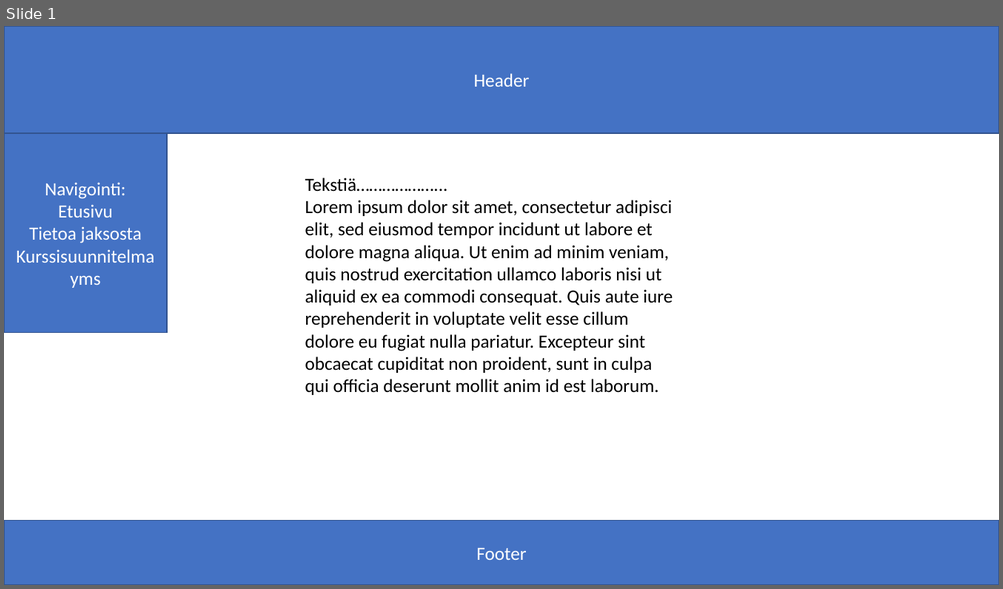
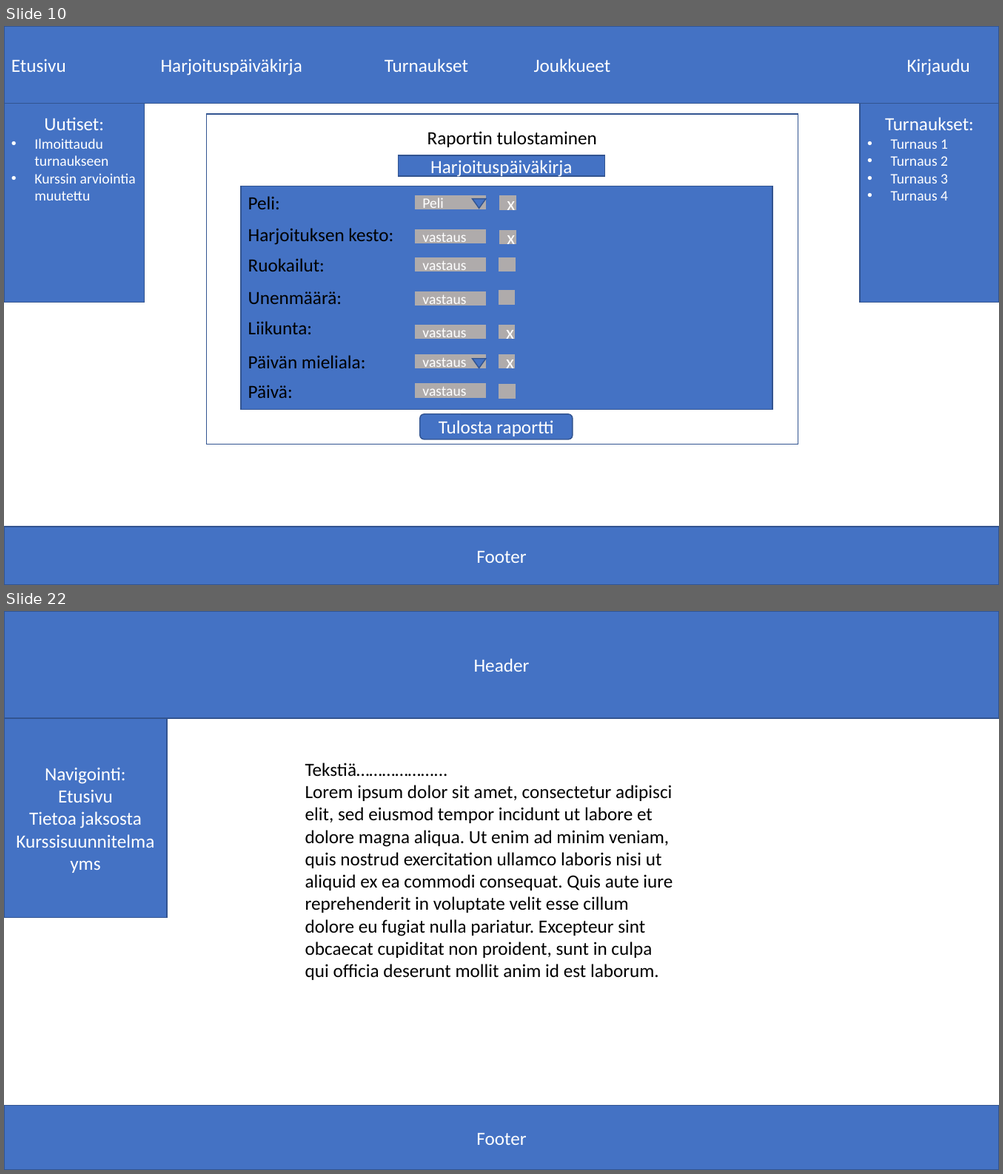
Before and after one commit to KalleVuoristo/Kouluhommat, a slide deck: eurheilu_projekti/pikaluonnos.pptx. Shown one above the other, each under a label of ours: slide 1 before the commit, slides 10 and 22 after it; the slides between them are not shown. The pictures are 1003x589 and 1003x1174 pixels, drawn with LibreOffice and Linux fonts; fonts in the diff are those of the drawing; background and template pictures are left out. Boxes give left, top, right and bottom in pixels: in the first picture for what was removed or moved away, otherwise in the second. Text is boxed around its words. In the diff, an @@ line names an element or a change of style, - is before the commit and + after.

```diff
--- a/eurheilu_projekti/pikaluonnos.pptx
+++ b/eurheilu_projekti/pikaluonnos.pptx
@@ slide 10 added at (x1=4, y1=26, x2=999, y2=585), background picture (left out) @@
@@ rectangle added at (x1=4, y1=26, x2=999, y2=104), fill #4472C4, outline #325491 1 pt, 18 pt, text #FFFFFF @@
+Etusivu Harjoituspäiväkirja Turnaukset Joukkueet Kirjaudu
@@ rectangle added at (x1=4, y1=104, x2=145, y2=303), fill #4472C4, outline #325491 1 pt, 14 pt, text #FFFFFF @@
+Uutiset:
+• Ilmoittaudu turnaukseen
+• Kurssin arviointia muutettu
@@ rectangle added at (x1=206, y1=114, x2=798, y2=445), fill #FFFFFF, outline #325491 1 pt @@
@@ rectangle added at (x1=859, y1=104, x2=999, y2=303), fill #4472C4, outline #325491 1 pt, 14 pt, text #FFFFFF @@
+Turnaukset:
+• Turnaus 1
+• Turnaus 2
+• Turnaus 3
+• Turnaus 4
@@ text added at (x1=427, y1=131, x2=597, y2=147), 18 pt, text #000000 @@
+Raportin tulostaminen
@@ rectangle added at (x1=398, y1=156, x2=605, y2=177), fill #4472C4, outline #325491 1 pt, 18 pt, text #FFFFFF @@
+Harjoituspäiväkirja
@@ rectangle added at (x1=241, y1=187, x2=772, y2=410), fill #4472C4, outline #325491 1 pt @@
@@ text added at (x1=248, y1=196, x2=280, y2=210), 18 pt, text #000000 @@
+Peli:
@@ rectangle added at (x1=415, y1=196, x2=485, y2=210), fill #AFABAB, outline #AFABAB 1 pt, 14 pt, text #FFFFFF @@
+Peli
@@ triangle added at (x1=472, y1=199, x2=485, y2=209), fill #4472C4, outline #325491 1 pt @@
@@ rectangle added at (x1=499, y1=196, x2=515, y2=210), fill #AFABAB, outline #AFABAB 1 pt, 18 pt, text #FFFFFF @@
+x
@@ text added at (x1=248, y1=228, x2=393, y2=245), 18 pt, text #000000 @@
+Harjoituksen kesto:
@@ rectangle added at (x1=415, y1=230, x2=485, y2=244), fill #AFABAB, outline #AFABAB 1 pt, 14 pt, text #FFFFFF @@
+vastaus
@@ rectangle added at (x1=499, y1=231, x2=515, y2=244), fill #AFABAB, outline #AFABAB 1 pt, 18 pt, text #FFFFFF @@
+x
@@ text added at (x1=248, y1=258, x2=324, y2=272), 18 pt, text #000000 @@
+Ruokailut:
@@ rectangle added at (x1=415, y1=258, x2=485, y2=272), fill #AFABAB, outline #AFABAB 1 pt, 14 pt, text #FFFFFF @@
+vastaus
@@ rectangle added at (x1=499, y1=258, x2=515, y2=272), fill #AFABAB, outline #AFABAB 1 pt @@
@@ text added at (x1=248, y1=292, x2=341, y2=304), 18 pt, text #000000 @@
+Unenmäärä:
@@ rectangle added at (x1=498, y1=291, x2=515, y2=304), fill #AFABAB, outline #AFABAB 1 pt @@
@@ rectangle added at (x1=415, y1=292, x2=485, y2=306), fill #AFABAB, outline #AFABAB 1 pt, 14 pt, text #FFFFFF @@
+vastaus
@@ text added at (x1=248, y1=321, x2=312, y2=335), 18 pt, text #000000 @@
+Liikunta:
@@ rectangle added at (x1=415, y1=325, x2=485, y2=338), fill #AFABAB, outline #AFABAB 1 pt, 14 pt, text #FFFFFF @@
+vastaus
@@ rectangle added at (x1=498, y1=325, x2=515, y2=338), fill #AFABAB, outline #AFABAB 1 pt, 18 pt, text #FFFFFF @@
+x
@@ text added at (x1=248, y1=355, x2=366, y2=369), 18 pt, text #000000 @@
+Päivän mieliala:
@@ rectangle added at (x1=415, y1=355, x2=485, y2=369), fill #AFABAB, outline #AFABAB 1 pt, 14 pt, text #FFFFFF @@
+vastaus
@@ rectangle added at (x1=498, y1=355, x2=515, y2=369), fill #AFABAB, outline #AFABAB 1 pt, 18 pt, text #FFFFFF @@
+x
@@ triangle added at (x1=472, y1=359, x2=485, y2=369), fill #4472C4, outline #325491 1 pt @@
@@ text added at (x1=248, y1=385, x2=293, y2=398), 18 pt, text #000000 @@
+Päivä:
@@ rectangle added at (x1=415, y1=384, x2=485, y2=397), fill #AFABAB, outline #AFABAB 1 pt, 14 pt, text #FFFFFF @@
+vastaus
@@ rectangle added at (x1=498, y1=385, x2=515, y2=398), fill #AFABAB, outline #AFABAB 1 pt @@
@@ rounded rectangle added at (x1=420, y1=414, x2=572, y2=440), fill #4472C4, outline #325491 1 pt, 18 pt, text #FFFFFF @@
+Tulosta raportti
@@ rectangle added at (x1=4, y1=528, x2=999, y2=585), fill #4472C4, outline #325491 1 pt, 18 pt, text #FFFFFF @@
+Footer
@@ what was slide 1 is now slide 22 @@
```
Also in this commit, not shown: 20 other slides added.
